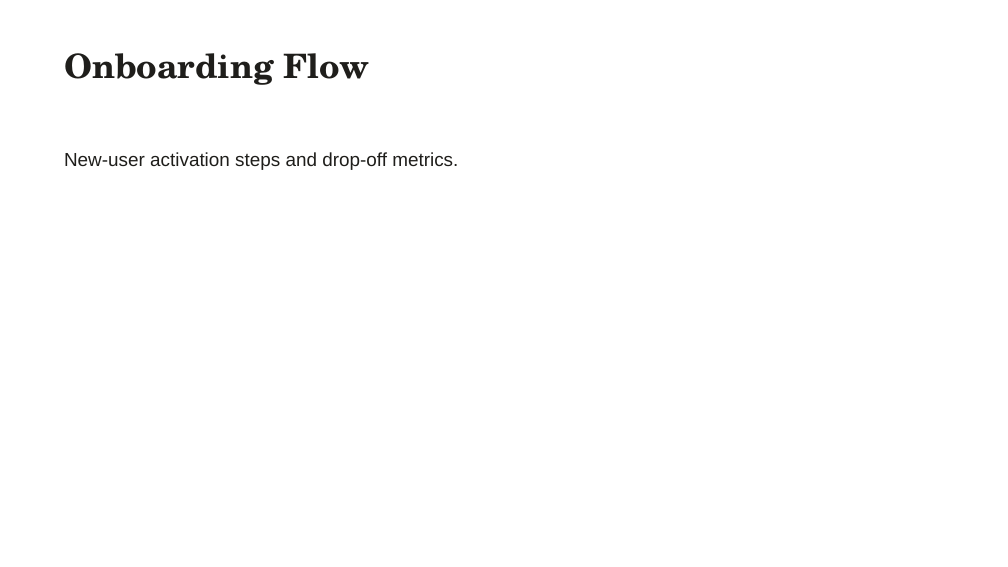
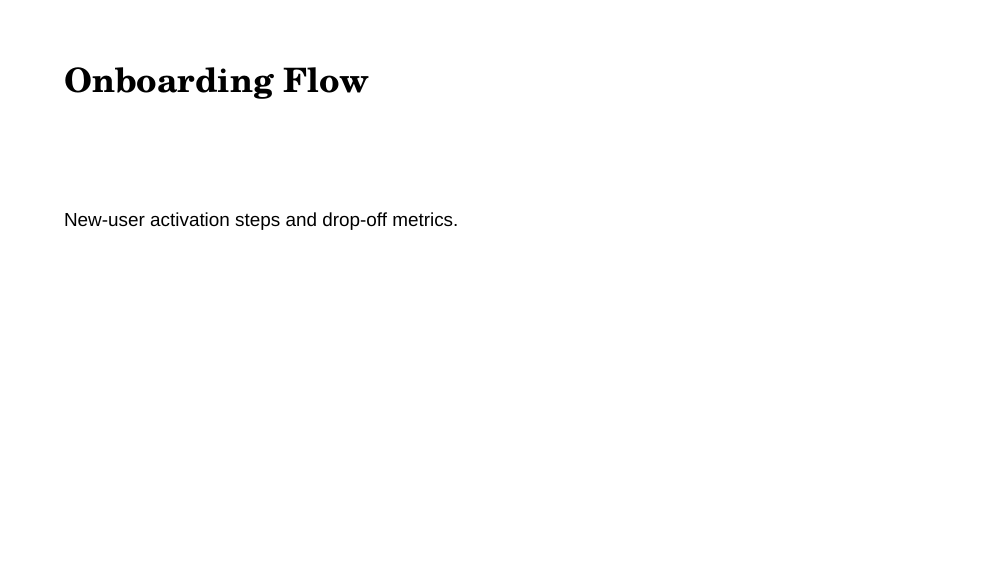
Before and after one commit to sugatoray/pptxdiff, a slide deck: slide 5 of docs/assets/sample_after.pptx. Drawn at 1008x567 pixels with LibreOffice and Linux fonts; fonts in the diff are those of the drawing. Boxes give left, top, right and bottom in pixels: in the first picture for what was removed or moved away, otherwise in the second. Text is boxed around its words. In the diff, an @@ line names an element or a change of style, - is before the commit and + after.

```diff
--- a/docs/assets/sample_after.pptx
+++ b/docs/assets/sample_after.pptx
@@ text "Onboarding Flow" at [64, 67, 369, 99]: text colour #1F1E1B to #000000; vertical alignment top to middle @@
@@ text "New-user activation steps and drop-off ..." at [64, 212, 458, 230]: text colour #1F1E1B to #000000; vertical alignment top to middle @@
```
Also in this commit, not shown: 4 other slides changed, 12 other files.
